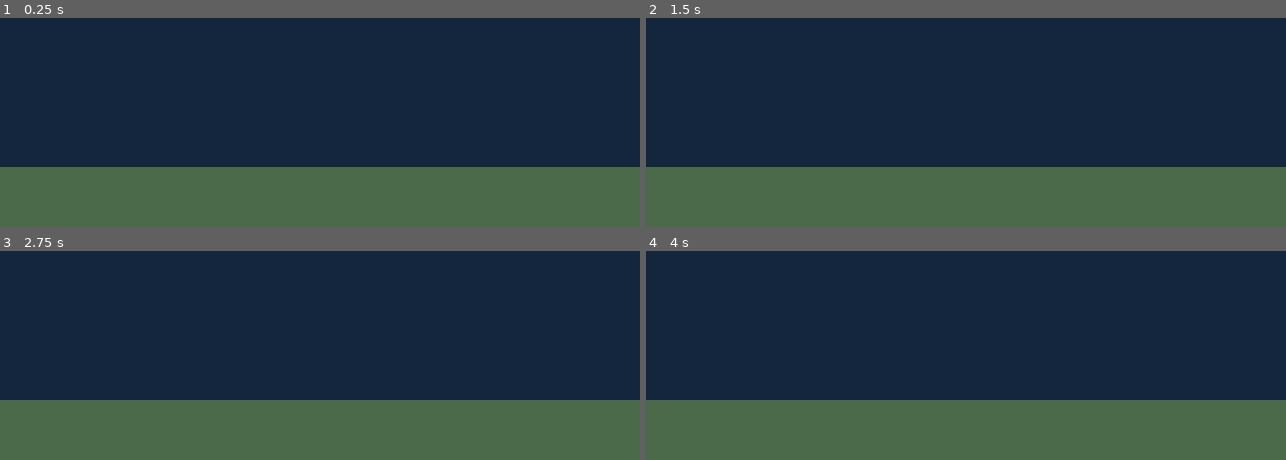
Above: before the commit, frames 1-4 (two rows, left to right).
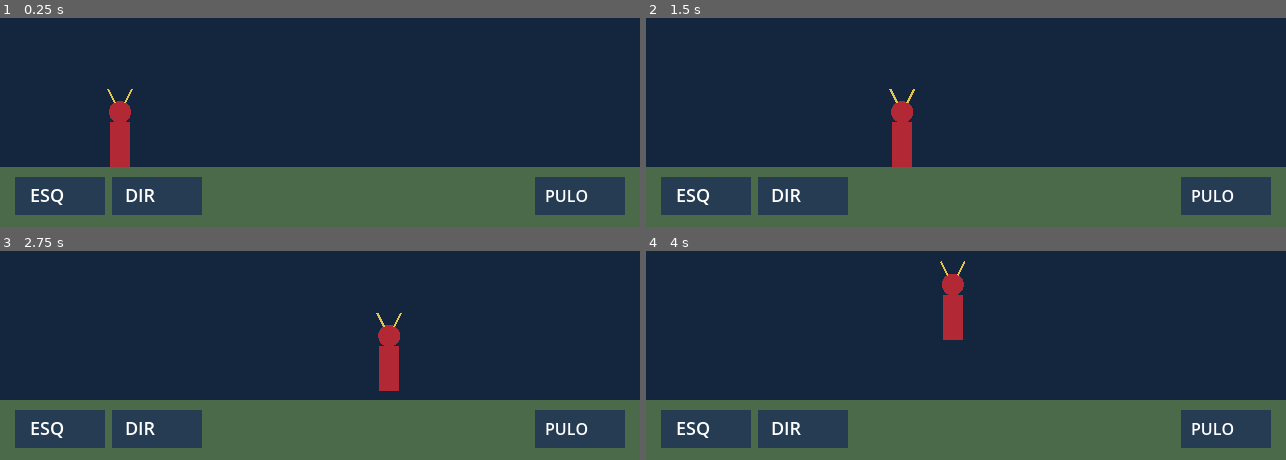
Above: after the commit, the same moments.

Repository: integro-app/chapolin-adventures
Game: Godot game, scene res://scenes/main.tscn
The game is run twice, just before and just after one commit, with the same random seed, the same clock (stepped at 60 frames per second) and the same inputs.
Inputs (mouse positions are in pixels of both pictures, inside the frame that each line leads up to):
- Up to frame 1 (0.25 s): no input
- Up to frame 2 (1.5 s): tap Enter (ui_accept) at 0.5, 0.6, 0.77, 1.07 s; move the mouse to (1106, 28) at 0.52 s; hold Right (ui_right) 0.53-1.25 s; click (1106, 28) at 0.67 s; drag from (838, 63) to (934, 118) at 1.27 s
- Up to frame 3 (2.75 s): tap Enter (ui_accept) at 2, 2.1 s; move the mouse to (outside the picture) at 2.02 s; hold Right (ui_right) from 2.03 s (still down)
- Up to frame 4 (4 s): release Right (ui_right) at 2.75 s; drag from (934, 351) to (outside the picture) at 2.77 s; tap Enter (ui_accept) at 3.5, 3.6, 3.77 s; move the mouse to (1158, 334) at 3.52 s; hold Left (ui_left) from 3.53 s (still down)

The runs differ from the first frame. In frame 1, 8.7% of the frame differs, in the area x 2-98%, y 33-95%; in frame 2, 8.7%; in frame 3, 8.7%; in frame 4, 8.7%.

Commit message:
Adiciona personagem provisório, movimento e pulo com controles touch

Diff:
--- a/scripts/main.gd
+++ b/scripts/main.gd
@@ -1,8 +1,60 @@
 extends Node2D
+
+const SPEED := 190.0
+const JUMP_SPEED := -350.0
+const GRAVITY := 900.0
+const FLOOR_Y := 300.0
+
+var hero_pos := Vector2(120.0, FLOOR_Y)
+var vertical_speed := 0.0
+var move_axis := 0.0
+var jump_requested := false
+
+func _ready() -> void:
+	queue_redraw()
+
+func _physics_process(delta: float) -> void:
+	var axis := Input.get_axis("ui_left", "ui_right")
+	if absf(axis) < 0.1:
+		axis = move_axis
+	hero_pos.x = clampf(hero_pos.x + axis * SPEED * delta, 14.0, 626.0)
+	if (Input.is_action_just_pressed("ui_accept") or jump_requested) and hero_pos.y >= FLOOR_Y:
+		vertical_speed = JUMP_SPEED
+	jump_requested = false
+	vertical_speed += GRAVITY * delta
+	hero_pos.y = minf(hero_pos.y + vertical_speed * delta, FLOOR_Y)
+	if hero_pos.y >= FLOOR_Y:
+		vertical_speed = 0.0
+	queue_redraw()
 
 func _draw() -> void:
 	draw_rect(Rect2(0, 0, 640, 360), Color("#13263d"))
 	draw_rect(Rect2(0, 300, 640, 60), Color("#4b6a49"))
+	# Temporary red silhouette; final character art comes later.
+	draw_rect(Rect2(hero_pos.x - 10, hero_pos.y - 45, 20, 45), Color("#b32835"))
+	draw_circle(Vector2(hero_pos.x, hero_pos.y - 55), 11, Color("#b32835"))
+	draw_line(Vector2(hero_pos.x - 5, hero_pos.y - 64), Vector2(hero_pos.x - 12, hero_pos.y - 78), Color("#e2c54a"), 2.0)
+	draw_line(Vector2(hero_pos.x + 5, hero_pos.y - 64), Vector2(hero_pos.x + 12, hero_pos.y - 78), Color("#e2c54a"), 2.0)
+	draw_rect(Rect2(15, 310, 90, 38), Color("#263c53"))
+	draw_rect(Rect2(112, 310, 90, 38), Color("#263c53"))
+	draw_rect(Rect2(535, 310, 90, 38), Color("#263c53"))
+	draw_string(ThemeDB.fallback_font, Vector2(30, 335), "ESQ", HORIZONTAL_ALIGNMENT_LEFT, -1, 18, Color.WHITE)
+	draw_string(ThemeDB.fallback_font, Vector2(125, 335), "DIR", HORIZONTAL_ALIGNMENT_LEFT, -1, 18, Color.WHITE)
+	draw_string(ThemeDB.fallback_font, Vector2(545, 335), "PULO", HORIZONTAL_ALIGNMENT_LEFT, -1, 16, Color.WHITE)
 
-func _ready() -> void:
-	queue_redraw()
+func _input(event: InputEvent) -> void:
+	if event is InputEventScreenTouch:
+		_handle_touch(event.position, event.pressed)
+	elif event is InputEventScreenDrag:
+		_handle_touch(event.position, true)
+
+func _handle_touch(pos: Vector2, pressed: bool) -> void:
+	var screen_pos := get_viewport().get_canvas_transform().affine_inverse() * pos
+	if screen_pos.y < 295.0:
+		return
+	if screen_pos.x < 108.0:
+		move_axis = -1.0 if pressed else 0.0
+	elif screen_pos.x < 208.0:
+		move_axis = 1.0 if pressed else 0.0
+	elif screen_pos.x > 525.0 and pressed:
+		jump_requested = true
